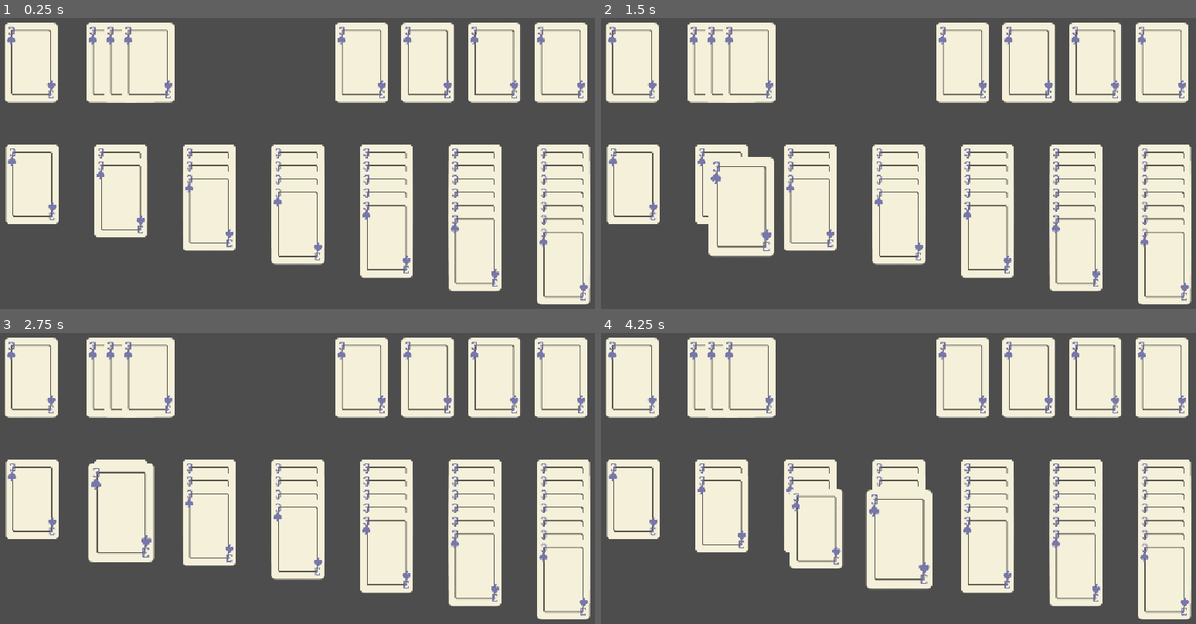
Above: before the commit, frames 1-4 (two rows, left to right).
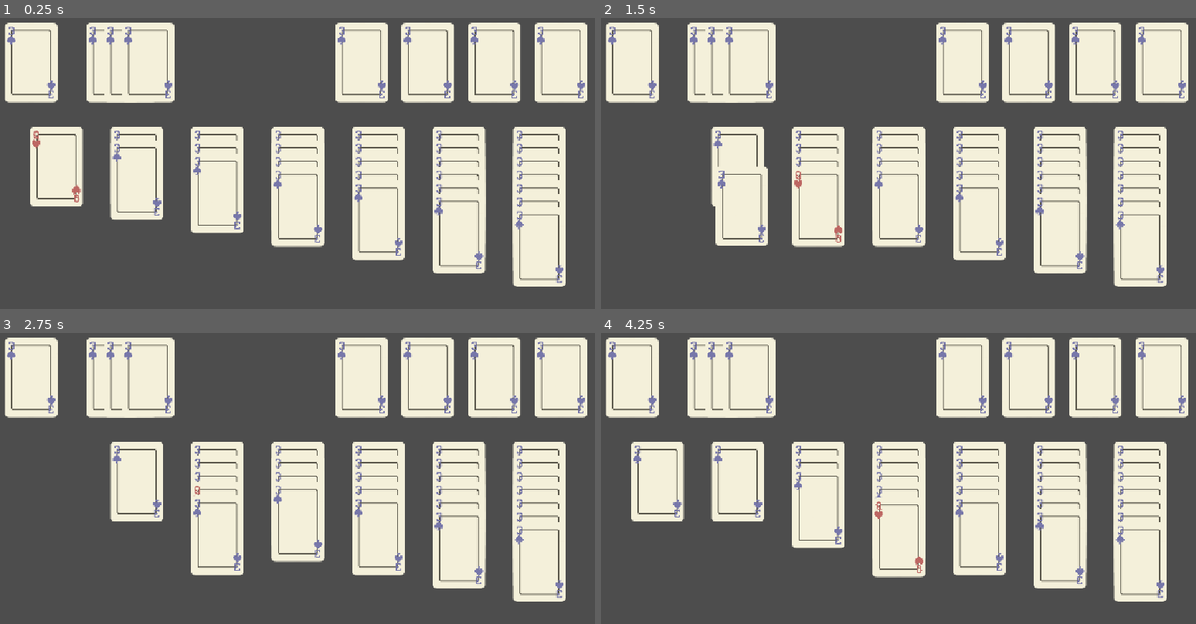
Above: after the commit, the same moments.

Repository: biarog/Paciencia-Maritacas
Game: Godot game, scene res://cenas/mesa_paciencia.tscn
Two runs of this game, one before a commit and one after it. Both use one fixed random seed, a clock stepped at 60 frames per second and the inputs below. This scene is started directly instead of the project's main scene.
Inputs (mouse positions are in pixels of both pictures, inside the frame that each line leads up to):
- Up to frame 1 (0.25 s): no input
- Up to frame 2 (1.5 s): tap Enter at 0.5 s; drag from (630, 183) to (809, 224) at 0.52 s; drag from (720, 183) to (809, 224) at 1.27 s
- Up to frame 3 (2.75 s): move the mouse to (124, 516) at 2.02 s; click (124, 516) at 2.17 s
- Up to frame 4 (4.25 s): tap Space at 2.75 s; drag from (809, 498) to (630, 498) at 2.77 s; drag from (809, 513) to (898, 551) at 3.52 s

The runs differ from the first frame. In frame 1, 21% of the frame differs, in the area x 0-100%, y 37-99%; in frame 2, 21%; in frame 3, 21%; in frame 4, 22%.

Commit message:
Implementação da funcionalidade de mover as cartas de uma coluna para outra

Diff:
--- a/cenas/mesa_paciencia.tscn
+++ b/cenas/mesa_paciencia.tscn
@@ -1,8 +1,7 @@
-[gd_scene load_steps=7 format=3 uid="uid://dl22uxdjcoa7s"]
+[gd_scene load_steps=6 format=3 uid="uid://dl22uxdjcoa7s"]
 
 [ext_resource type="PackedScene" uid="uid://2la507ht2ax8" path="res://cenas/carta.tscn" id="1_itxlh"]
 [ext_resource type="Script" uid="uid://c7ogblp7anxe0" path="res://scripts/controle_cartas_jogo.gd" id="1_xq04u"]
-[ext_resource type="Script" uid="uid://bvtohpegk2uty" path="res://scripts/area_coluna.gd" id="2_ed8c6"]
 
 [sub_resource type="RectangleShape2D" id="RectangleShape2D_xq04u"]
 size = Vector2(100, 150)
@@ -27,6 +26,16 @@
 mouse_filter = 2
 mouse_force_pass_scroll_events = false
 
+[node name="Camera2D" type="Camera2D" parent="."]
+position = Vector2(576, 324)
+
+[node name="Camada Drag" type="Control" parent="."]
+anchors_preset = 0
+offset_right = 40.0
+offset_bottom = 40.0
+mouse_filter = 2
+mouse_force_pass_scroll_events = false
+
 [node name="Controle Jogo" type="Control" parent="."]
 layout_mode = 1
 anchors_preset = 15
@@ -40,31 +49,29 @@
 
 [node name="Jogo" type="HBoxContainer" parent="Controle Jogo"]
 layout_mode = 1
-anchors_preset = 14
-anchor_top = 0.5
+anchors_preset = -1
+anchor_top = 0.347
 anchor_right = 1.0
-anchor_bottom = 0.5
-offset_left = 31.0
-offset_top = -75.0
-offset_right = 31.0
-offset_bottom = 75.0
+anchor_bottom = 1.003
+offset_left = 32.0
+offset_top = -8.856
+offset_right = -32.0
+offset_bottom = 0.0559692
 grow_horizontal = 2
-grow_vertical = 2
-pivot_offset = Vector2(576, 75)
-mouse_filter = 2
+mouse_filter = 2
+theme_override_constants/separation = 50
 alignment = 1
 
 [node name="Coluna1" type="VBoxContainer" parent="Controle Jogo/Jogo"]
 z_index = 1
-layout_mode = 2
-size_flags_horizontal = 3
-size_flags_vertical = 0
-mouse_filter = 2
-theme_override_constants/separation = 25
-
-[node name="AreaColuna1" type="Area2D" parent="Controle Jogo/Jogo/Coluna1"]
-position = Vector2(50, 75)
-script = ExtResource("2_ed8c6")
+custom_minimum_size = Vector2(100, 25)
+layout_mode = 2
+size_flags_vertical = 0
+mouse_filter = 2
+theme_override_constants/separation = 25
+
+[node name="AreaColuna1" type="Area2D" parent="Controle Jogo/Jogo/Coluna1" groups=["Colunas Jogo"]]
+position = Vector2(50, 75)
 
 [node name="ColisãoColuna1" type="CollisionShape2D" parent="Controle Jogo/Jogo/Coluna1/AreaColuna1"]
 shape = SubResource("RectangleShape2D_xq04u")
@@ -72,17 +79,18 @@
 [node name="Carta" parent="Controle Jogo/Jogo/Coluna1" groups=["Cartas Jogo"] instance=ExtResource("1_itxlh")]
 z_index = 1
 layout_mode = 2
+casa = 2
+valor = 12
 
 [node name="Coluna2" type="VBoxContainer" parent="Controle Jogo/Jogo"]
-layout_mode = 2
-size_flags_horizontal = 3
-size_flags_vertical = 0
-mouse_filter = 2
-theme_override_constants/separation = 25
-
-[node name="AreaColuna2" type="Area2D" parent="Controle Jogo/Jogo/Coluna2"]
-position = Vector2(50, 75)
-script = ExtResource("2_ed8c6")
+custom_minimum_size = Vector2(100, 25)
+layout_mode = 2
+size_flags_vertical = 0
+mouse_filter = 2
+theme_override_constants/separation = 25
+
+[node name="AreaColuna2" type="Area2D" parent="Controle Jogo/Jogo/Coluna2" groups=["Colunas Jogo"]]
+position = Vector2(50, 75)
 
 [node name="ColisãoColuna2" type="CollisionShape2D" parent="Controle Jogo/Jogo/Coluna2/AreaColuna2"]
 shape = SubResource("RectangleShape2D_ed8c6")
@@ -96,15 +104,14 @@
 layout_mode = 2
 
 [node name="Coluna3" type="VBoxContainer" parent="Controle Jogo/Jogo"]
-layout_mode = 2
-size_flags_horizontal = 3
-size_flags_vertical = 0
-mouse_filter = 2
-theme_override_constants/separation = 25
-
-[node name="AreaColuna3" type="Area2D" parent="Controle Jogo/Jogo/Coluna3"]
-position = Vector2(50, 75)
-script = ExtResource("2_ed8c6")
+custom_minimum_size = Vector2(100, 25)
+layout_mode = 2
+size_flags_vertical = 0
+mouse_filter = 2
+theme_override_constants/separation = 25
+
+[node name="AreaColuna3" type="Area2D" parent="Controle Jogo/Jogo/Coluna3" groups=["Colunas Jogo"]]
+position = Vector2(50, 75)
 
 [node name="ColisaoColuna3" type="CollisionShape2D" parent="Controle Jogo/Jogo/Coluna3/AreaColuna3"]
 position = Vector2(0, 3.05176e-05)
@@ -123,15 +130,14 @@
 layout_mode = 2
 
 [node name="Coluna4" type="VBoxContainer" parent="Controle Jogo/Jogo"]
-layout_mode = 2
-size_flags_horizontal = 3
-size_flags_vertical = 0
-mouse_filter = 2
-theme_override_constants/separation = 25
-
-[node name="AreaColuna4" type="Area2D" parent="Controle Jogo/Jogo/Coluna4"]
-position = Vector2(50, 75)
-script = ExtResource("2_ed8c6")
+custom_minimum_size = Vector2(100, 25)
+layout_mode = 2
+size_flags_vertical = 0
+mouse_filter = 2
+theme_override_constants/separation = 25
+
+[node name="AreaColuna4" type="Area2D" parent="Controle Jogo/Jogo/Coluna4" groups=["Colunas Jogo"]]
+position = Vector2(50, 75)
 
 [node name="ColisaoColuna4" type="CollisionShape2D" parent="Controle Jogo/Jogo/Coluna4/AreaColuna4"]
 position = Vector2(0, 3.05176e-05)
@@ -154,15 +160,14 @@
 layout_mode = 2
 
 [node name="Coluna5" type="VBoxContainer" parent="Controle Jogo/Jogo"]
-layout_mode = 2
-size_flags_horizontal = 3
-size_flags_vertical = 0
-mouse_filter = 2
-theme_override_constants/separation = 25
-
-[node name="AreaColuna5" type="Area2D" parent="Controle Jogo/Jogo/Coluna5"]
-position = Vector2(50, 75)
-script = ExtResource("2_ed8c6")
+custom_minimum_size = Vector2(100, 25)
+layout_mode = 2
+size_flags_vertical = 0
+mouse_filter = 2
+theme_override_constants/separation = 25
+
+[node name="AreaColuna5" type="Area2D" parent="Controle Jogo/Jogo/Coluna5" groups=["Colunas Jogo"]]
+position = Vector2(50, 75)
 
 [node name="ColisaoColuna5" type="CollisionShape2D" parent="Controle Jogo/Jogo/Coluna5/AreaColuna5"]
 position = Vector2(0, 3.05176e-05)
@@ -189,15 +194,14 @@
 layout_mode = 2
 
 [node name="Coluna6" type="VBoxContainer" parent="Controle Jogo/Jogo"]
-layout_mode = 2
-size_flags_horizontal = 3
-size_flags_vertical = 0
-mouse_filter = 2
-theme_override_constants/separation = 25
-
-[node name="AreaColuna6" type="Area2D" parent="Controle Jogo/Jogo/Coluna6"]
-position = Vector2(50, 75)
-script = ExtResource("2_ed8c6")
+custom_minimum_size = Vector2(100, 25)
+layout_mode = 2
+size_flags_vertical = 0
+mouse_filter = 2
+theme_override_constants/separation = 25
+
+[node name="AreaColuna6" type="Area2D" parent="Controle Jogo/Jogo/Coluna6" groups=["Colunas Jogo"]]
+position = Vector2(50, 75)
 
 [node name="ColisaoColuna6" type="CollisionShape2D" parent="Controle Jogo/Jogo/Coluna6/AreaColuna6"]
 position = Vector2(0, 3.05176e-05)
@@ -228,15 +232,14 @@
 layout_mode = 2
 
 [node name="Coluna7" type="VBoxContainer" parent="Controle Jogo/Jogo"]
-layout_mode = 2
-size_flags_horizontal = 3
-size_flags_vertical = 0
-mouse_filter = 2
-theme_override_constants/separation = 25
-
-[node name="AreaColuna7" type="Area2D" parent="Controle Jogo/Jogo/Coluna7"]
-position = Vector2(50, 75)
-script = ExtResource("2_ed8c6")
+custom_minimum_size = Vector2(100, 25)
+layout_mode = 2
+size_flags_vertical = 0
+mouse_filter = 2
+theme_override_constants/separation = 25
+
+[node name="AreaColuna7" type="Area2D" parent="Controle Jogo/Jogo/Coluna7" groups=["Colunas Jogo"]]
+position = Vector2(50, 75)
 
 [node name="ColisaoColuna7" type="CollisionShape2D" parent="Controle Jogo/Jogo/Coluna7/AreaColuna7"]
 shape = SubResource("RectangleShape2D_udm32")
--- a/scripts/area_coluna.gd
+++ /dev/null
@@ -1 +0,0 @@
-extends Area2D
--- a/scripts/controle_cartas_jogo.gd
+++ b/scripts/controle_cartas_jogo.gd
@@ -1,19 +1,32 @@
 extends Control
 
 const soma_zindex : int = 90
+@onready var camada_drag = $"../Camada Drag"
 
+# Variáveis para destacar cartas
 var carta_destacada : Node = null
+var cartas_hovering : Array[Node]
+
+# Variaveis para lógica de carregar e soltar cartas
 var cartas_carregadas : Array[Node]
-var cartas_hovering := []
-var pos_og_cartas_carregadas : Array[Vector2]
+var pos_alvo_cartas_carregadas : Array[Vector2]
+var tweens_carregadas : Array[Tween]
 var carregada : bool = false
-var tweens_carregadas : Array[Tween]
+
+# Variáveis para verificação de soltar cartas em colunas
+var em_coluna : bool = false
+var coluna_og : Node
+var coluna_nova : Node
 
 func _ready():
-	update_pos_containes()
+	update_pos_containers()
 	for carta in get_tree().get_nodes_in_group("Cartas Jogo"):
 		carta.connect("mouse_entered", mouse_entrou_carta)
 		carta.connect("mouse_exited", mouse_saiu_carta)
+
+	for coluna in get_tree().get_nodes_in_group("Colunas Jogo"):
+		coluna.mouse_entered.connect(Callable(self, "_on_area_coluna_mouse_entered").bind(coluna))
+		coluna.mouse_exited.connect(_on_area_coluna_mouse_exited)
 
 func _process(_delta):
 	if carregada:
@@ -28,13 +41,15 @@
 
 func _input(event):
 	if event is InputEventMouseButton and event.button_index == MOUSE_BUTTON_LEFT:
-		if event.is_pressed():
-			if carta_destacada:
-				carregando_cartas(carta_destacada)
-		else:
-			soltando_cartas(cartas_carregadas)
+		if event.is_pressed() and carta_destacada != null:
+			var carta = carta_destacada
+			normalizar_carta(carta)
+			carregando_cartas(carta)
+		elif event.is_released() and carregada:
+			soltando_cartas()
 
 # Fuções para destacar cartas ao passar o mouse em cima delas
+
 func mouse_entrou_carta(carta):
 	# Adiciona a carta a lista de hovering se ela nao esta nela
 	if not cartas_hovering.has(carta):
@@ -74,51 +89,110 @@
 func normalizar_carta(carta):
 	var tween = create_tween()
 	tween.tween_property(carta, "scale", Vector2(1,1), 0.1)
+	carta_destacada = null
 
 func get_primeira_carta(card_list):
 	card_list.sort_custom(func(a, b): return a.z_index > b.z_index)
 	return card_list[0]
 
+
 # Funções para carregar/soltar cartas ao clicar/soltar o click
 
 func carregando_cartas(carta_carregada:Node):
-	pos_og_cartas_carregadas.append(carta_carregada.position)
+	pos_alvo_cartas_carregadas.append(Vector2(carta_carregada.global_position.x + 12.5, carta_carregada.global_position.y + 18.75))
+	print("posição alvo og: (" + str(pos_alvo_cartas_carregadas[0].x) + "," + str(pos_alvo_cartas_carregadas[0].y) + ")")
 	cartas_carregadas.append(carta_carregada)
+	coluna_og = carta_carregada.get_parent()
 
 	var cartas_irmas : Array = cartas_carregadas[0].get_parent().get_children()
 	for i in range(cartas_carregadas[0].get_index()+1,cartas_irmas.size()):
 		cartas_carregadas.append(cartas_irmas[i])
-		pos_og_cartas_carregadas.append(cartas_irmas[i].position)
+		pos_alvo_cartas_carregadas.append(cartas_irmas[i].global_position)
 
 	for i in range(cartas_carregadas.size()):
 		var carta = cartas_carregadas[i]
+		coluna_og.remove_child(carta)
+		camada_drag.add_child(carta)
+
+		carta.global_position = pos_alvo_cartas_carregadas[i]
+
 		carta.z_index += soma_zindex
 		tweens_carregadas.append(null)
 
 	carregada = true
 
-func soltando_cartas(cartas:Array):
-	for i in range(cartas.size()):
-		var carta = cartas[i]
+func soltando_cartas():
+	var container_alvo = coluna_og
 
+	if em_coluna and coluna_nova != null and coluna_nova != coluna_og:
+		container_alvo = coluna_nova
+	pos_alvo_cartas_carregadas[0] = calcula_posicao_alvo_de_carta(container_alvo)
+
+	for i in range(cartas_carregadas.size()):
+		var carta = cartas_carregadas[i]
 		var tween = carta.create_tween()
-		tween.tween_property(carta, "position", pos_og_cartas_carregadas[i], 0.25).set_delay(i * 0.03)
+
+		if i > 0:
+			pos_alvo_cartas_carregadas[i].x = pos_alvo_cartas_carregadas[i-1].x
+			pos_alvo_cartas_carregadas[i].y = pos_alvo_cartas_carregadas[i-1].y + 25
+
+		# Anima as cartas para a posição correta
+		tween.tween_property(carta, "global_position", pos_alvo_cartas_carregadas[i], 0.25).set_delay(i * 0.03)
 		tween.set_trans(Tween.TRANS_SINE).set_ease(Tween.EASE_OUT)
 
 		tween.finished.connect(func():
-			carta.z_index -= soma_zindex
+			if carta.get_parent() == camada_drag:
+				camada_drag.remove_child(carta)
+			container_alvo.add_child(carta)
+			carta.position = Vector2.ZERO # Resetta a pos das cartas pro container alterar
+			update_pos_containers()
 		)
 
 		tweens_carregadas[i] = tween
 
-	cartas.clear()
-	pos_og_cartas_carregadas.clear()
+	cartas_carregadas.clear()
+	pos_alvo_cartas_carregadas.clear()
 	tweens_carregadas.clear()
 	carregada = false
+	coluna_og = null
 
-# Funções para atualizar containers
-func update_pos_containes():
-	var colunas = [$Jogo/Coluna1, $Jogo/Coluna2, $Jogo/Coluna3, $Jogo/Coluna4, $Jogo/Coluna5, $Jogo/Coluna6, $Jogo/Coluna7]
+
+# Funções para atualizar containers das colunas
+
+func update_pos_containers():
+	var colunas := [$Jogo/Coluna1, $Jogo/Coluna2, $Jogo/Coluna3, $Jogo/Coluna4, $Jogo/Coluna5, $Jogo/Coluna6, $Jogo/Coluna7]
 	for coluna in colunas:
 		var filhos = coluna.get_child_count()
-		coluna.get_child(0).position.y = 75 + ((filhos-1) * 25)
+		# Filhos - 2, pois um é para a carta (já que a posicção default do y é de 75
+		# e o outro é para a própria AreaColuna que toda coluna possui
+		if (filhos-2 < 0) :
+			filhos += 1;
+
+		coluna.get_child(0).position.y = 75 + ((filhos-2) * 25)
+
+		for i in range(coluna.get_child_count()) :
+			var child = coluna.get_child(i)
+			child.z_index = i
+
+
+# Funções para soltar cartas dentro da área de uma coluna
+
+func _on_area_coluna_mouse_entered(coluna):
+	coluna_nova = coluna.get_parent()
+	print("entrou em" + coluna_nova.name)
+	em_coluna = true
+
+func _on_area_coluna_mouse_exited():
+	if coluna_nova != null:
+		print("saiu de " + coluna_nova.name)
+	em_coluna = false
+	coluna_nova = null
+
+
+# Calcula a posição-alvo para uma carta
+
+func calcula_posicao_alvo_de_carta(coluna_alvo: Node) -> Vector2:
+	var pos_x_coluna = 76 + (150 * coluna_alvo.get_parent().get_children().find(coluna_alvo))
+	var pos_y_alvo = 216 + ((coluna_alvo.get_child_count() - 1) * 25)
+
+	return Vector2(pos_x_coluna, pos_y_alvo)
Not shown, removed: scripts/area_coluna.gd.uid
